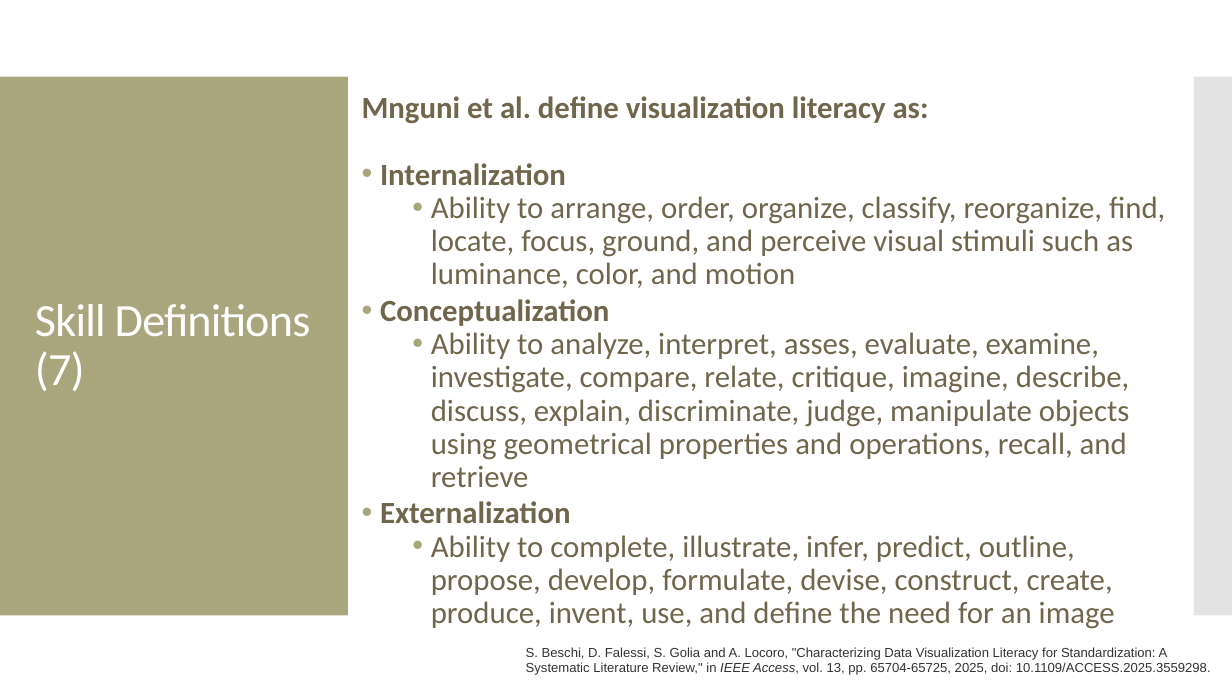
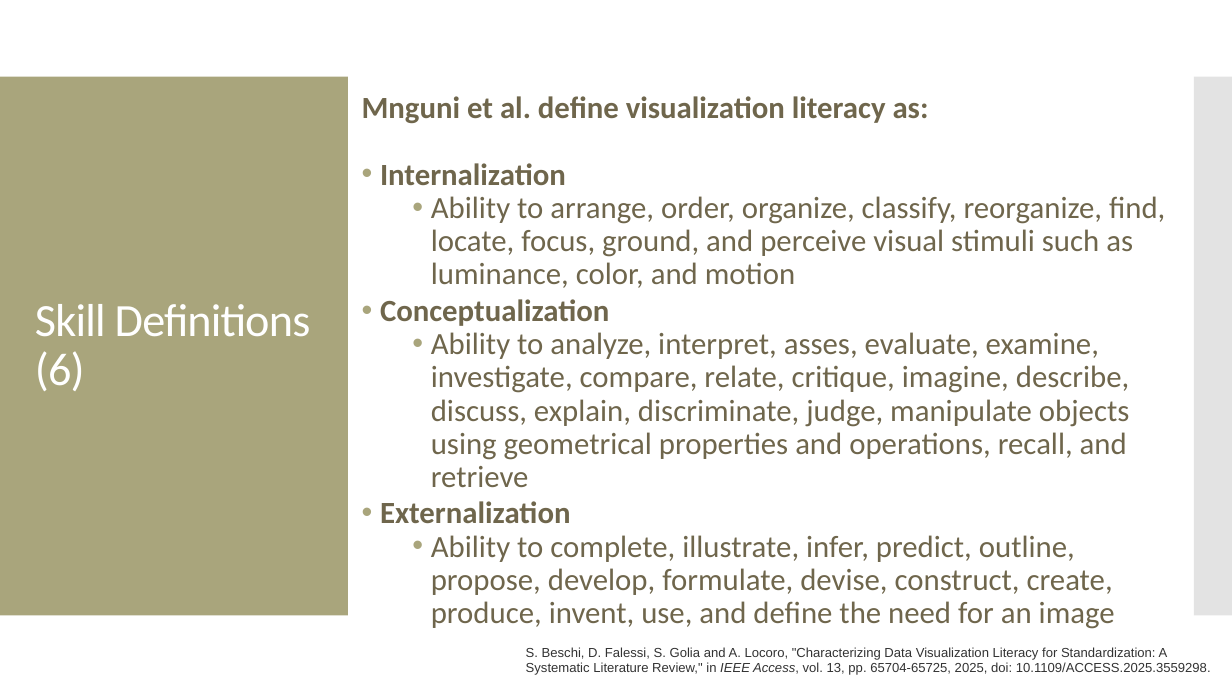
Before and after one commit to amosca01/SDS-CSC109, a slide deck: slide 10 of slides/11-visualization-literacy.pptx (slide 11 before the commit). Drawn at 1232x693 pixels with LibreOffice and Linux fonts; fonts in the diff are those of the drawing. Boxes give left, top, right and bottom in pixels: in the first picture for what was removed or moved away, otherwise in the second. Text is boxed around its words. In the diff, an @@ line names an element or a change of style, - is before the commit and + after.

```diff
--- a/slides/11-visualization-literacy.pptx
+++ b/slides/11-visualization-literacy.pptx
@@ title at [35, 304, 311, 391]: text changed @@
-Skill Definitions (7)
+Skill Definitions (6)
```
Also in this commit, not shown: 5 other slides changed, 1 slide removed, 3 other files.
